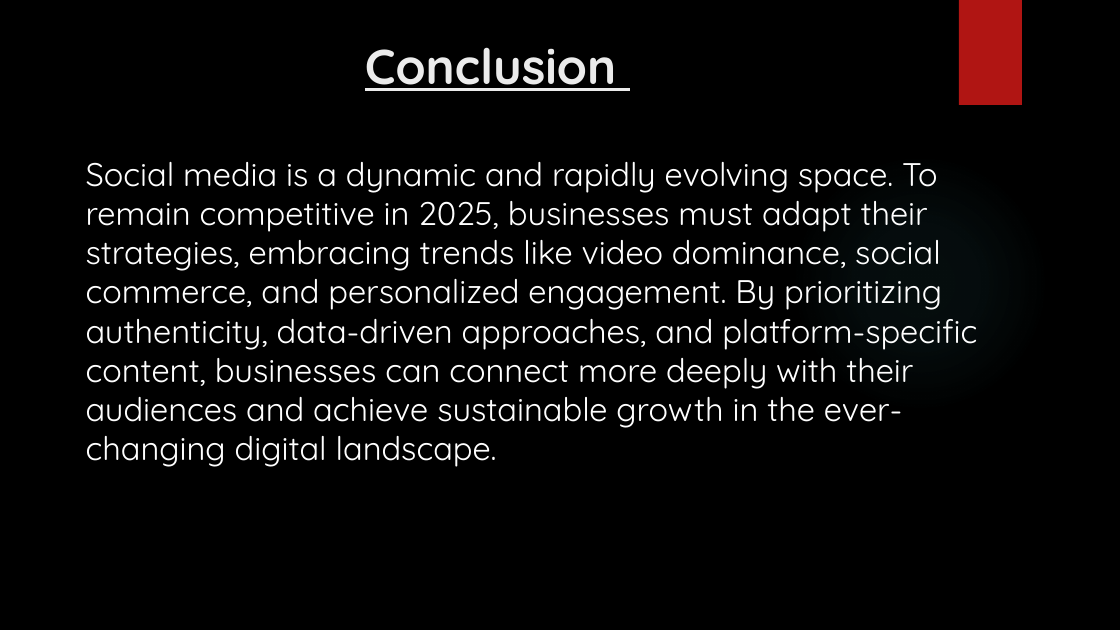
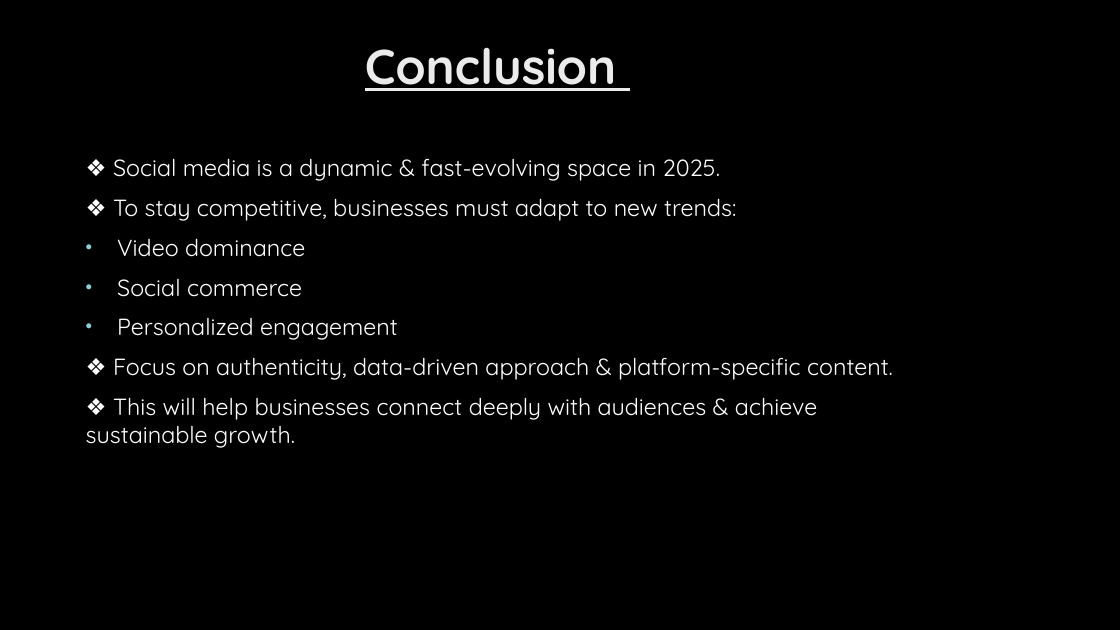
Before and after one commit to hg301240-maker/Social-Media-Usage-Trends-in-2025, a slide deck: slide 10 of PowerPoint Project.pptx. Drawn at 1120x630 pixels with LibreOffice and Linux fonts; fonts in the diff are those of the drawing; background and template pictures are left out. Boxes give left, top, right and bottom in pixels: in the first picture for what was removed or moved away, otherwise in the second. Text is boxed around its words. In the diff, an @@ line names an element or a change of style, - is before the commit and + after.

```diff
--- a/PowerPoint Project.pptx
+++ b/PowerPoint Project.pptx
@@ rectangle removed at [959,0,1022,105] @@
@@ text at [86,158,893,448]: text changed; size 28 to 20 pt @@
-Social media is a dynamic and rapidly evolving space. To remain competitive in 2025, businesses must adapt their strategies, embracing trends like video dominance, social commerce, and personalized engagement. By prioritizing authenticity, data-driven approaches, and platform-specific content, businesses can connect more deeply with their audiences and achieve sustainable growth in the ever-changing digital landscape.
+❖ Social media is a dynamic & fast-evolving space in 2025.
+❖ To stay competitive, businesses must adapt to new trends:
+• Video dominance
+• Social commerce
+• Personalized engagement
+❖ Focus on authenticity, data-driven approach & platform-specific content.
+❖ This will help businesses connect deeply with audiences & achieve sustainable growth.
@@ ellipse removed at [791,154,1049,413] @@
```
Also in this commit, not shown: 12 other slides changed.
